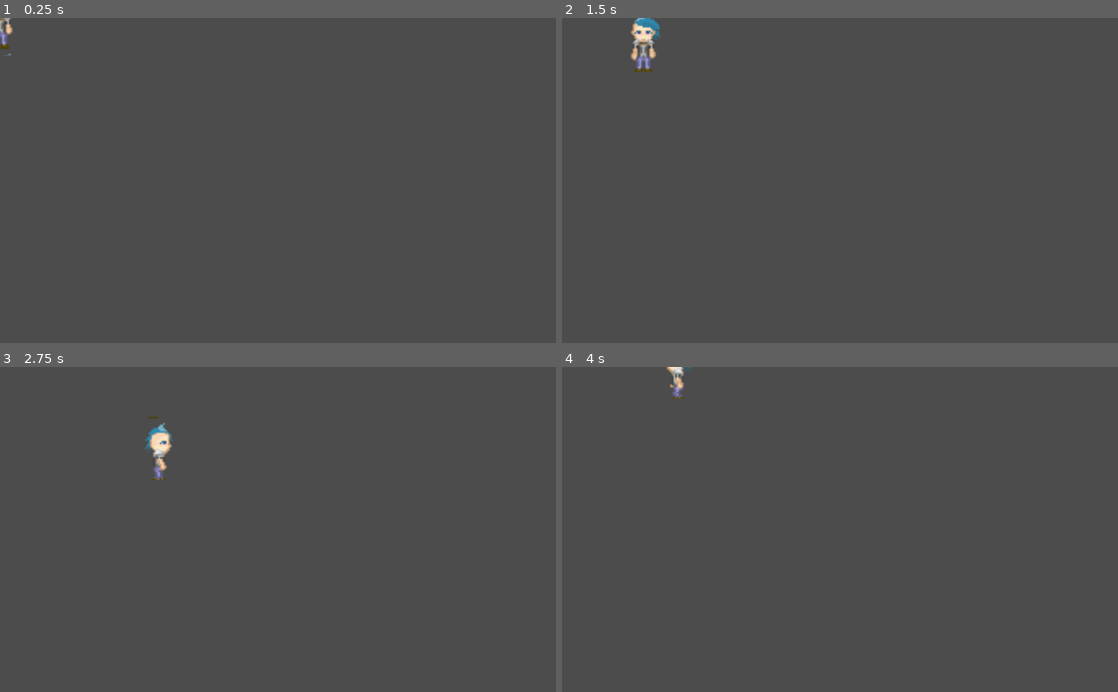
Above: before the commit, frames 1-4 (two rows, left to right).
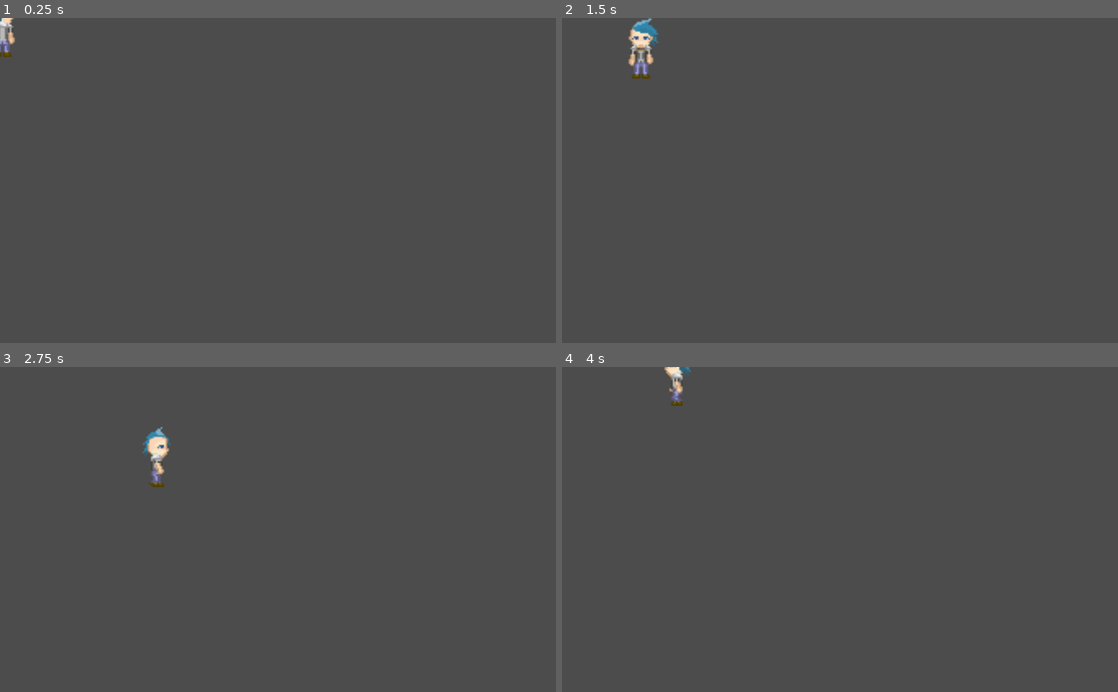
Above: after the commit, the same moments.

Repository: IacobucciB/sotrgame
Game: Godot game, scene res://World.tscn
Same seed, same stepped clock (60 frames per second), same inputs: the game is played once before the commit and once after it.
Inputs:
- Up to frame 1 (0.25 s): no input
- Up to frame 2 (1.5 s): hold Right (ui_right) 0.53-1.28 s; hold Down (ui_down) from 1.28 s (still down)
- Up to frame 3 (2.75 s): release Down (ui_down) at 2.03 s; hold Right (ui_right) from 2.03 s (still down)
- Up to frame 4 (4 s): release Right (ui_right) at 2.78 s; hold Up (ui_up) 2.78-3.53 s; hold Left (ui_left) from 3.53 s (still down)

The runs differ from the first frame. In frame 1, 0.2% of the frame differs, in the area x 0-3%, y 0-12%; in frame 2, 0.7%, in the area x 11-18%, y 0-19%; in frame 3, 0.5%; in frame 4, 0.3%.

Commit message:
poto

Diff:
--- /dev/null
+++ b/Overlap/Hitbox.gd
@@ -0,0 +1,3 @@
+extends Area2D
+
+export var damage = 1
--- /dev/null
+++ b/Overlap/Hitbox.tscn
@@ -0,0 +1,8 @@
+[gd_scene load_steps=2 format=2]
+
+[ext_resource path="res://Overlap/Hitbox.gd" type="Script" id=1]
+
+[node name="Hitbox" type="Area2D"]
+script = ExtResource( 1 )
+
+[node name="CollisionShape2D" type="CollisionShape2D" parent="."]
--- /dev/null
+++ b/Overlap/Hurtbox.gd
@@ -0,0 +1,8 @@
+extends Area2D
+func _ready():
+	pass
+
+
+
+func _on_Timer_timeout():
+	pass # Replace with function body.
--- /dev/null
+++ b/Overlap/Hurtbox.tscn
@@ -0,0 +1,12 @@
+[gd_scene load_steps=2 format=2]
+
+[ext_resource path="res://Overlap/Hurtbox.gd" type="Script" id=1]
+
+[node name="Hurtbox" type="Area2D"]
+script = ExtResource( 1 )
+
+[node name="CollisionShape2D" type="CollisionShape2D" parent="."]
+
+[node name="Timer" type="Timer" parent="."]
+
+[connection signal="timeout" from="Timer" to="." method="_on_Timer_timeout"]
--- a/player/Player.gd
+++ b/player/Player.gd
@@ -1,6 +1,12 @@
 extends KinematicBody2D
 # comment
 export (int) var speed = 200
+
+export var ACCELERATION = 500
+export var MAX_SPEED = 80
+export var ROLL_SPEED  = 120
+export var FRICTION = 500
+
 
 var velocity = Vector2()
 
@@ -20,12 +26,12 @@
 	get_input()
 	velocity = move_and_slide(velocity)
 	if velocity.x > 0:
-		$PlayerSprite.animation = "Right"
+		$PlayerSprite.animation = "Right2"
 	elif velocity.x < 0:
-		$PlayerSprite.animation = "Left"
+		$PlayerSprite.animation = "Left2"
 	elif velocity.y > 0:
-		$PlayerSprite.animation = "Down"
+		$PlayerSprite.animation = "Down2"
 	elif velocity.y < 0:
-		$PlayerSprite.animation = "Up"
+		$PlayerSprite.animation = "Up2"
 	else:
-		$PlayerSprite.animation = "Iddle"
+		$PlayerSprite.animation = "GIRANDO"
--- a/player/Player.tscn
+++ b/player/Player.tscn
@@ -1,8 +1,10 @@
-[gd_scene load_steps=28 format=2]
+[gd_scene load_steps=58 format=2]
 
 [ext_resource path="res://player/Player.gd" type="Script" id=1]
 [ext_resource path="res://player/PlayerSprite.png" type="Texture" id=2]
 [ext_resource path="res://player/Player 02.png" type="Texture" id=3]
+[ext_resource path="res://player/Player 4.png" type="Texture" id=4]
+[ext_resource path="res://player/PlayerScript.png" type="Texture" id=5]
 
 [sub_resource type="AtlasTexture" id=18]
 flags = 4
@@ -108,11 +110,151 @@
 flags = 4
 atlas = ExtResource( 2 )
 region = Rect2( 147, 0, 21, 39 )
+
+[sub_resource type="AtlasTexture" id=29]
+flags = 4
+atlas = ExtResource( 5 )
+region = Rect2( 0, 0, 24, 48 )
+
+[sub_resource type="AtlasTexture" id=30]
+flags = 4
+atlas = ExtResource( 5 )
+region = Rect2( 24, 0, 24, 48 )
+
+[sub_resource type="AtlasTexture" id=31]
+flags = 4
+atlas = ExtResource( 5 )
+region = Rect2( 48, 0, 24, 48 )
+
+[sub_resource type="AtlasTexture" id=32]
+flags = 4
+atlas = ExtResource( 5 )
+region = Rect2( 72, 0, 24, 48 )
+
+[sub_resource type="AtlasTexture" id=33]
+flags = 4
+atlas = ExtResource( 5 )
+region = Rect2( 96, 0, 24, 48 )
+
+[sub_resource type="AtlasTexture" id=34]
+flags = 4
+atlas = ExtResource( 5 )
+region = Rect2( 120, 0, 24, 48 )
+
+[sub_resource type="AtlasTexture" id=35]
+flags = 4
+atlas = ExtResource( 5 )
+region = Rect2( 144, 0, 24, 48 )
+
+[sub_resource type="AtlasTexture" id=36]
+flags = 4
+atlas = ExtResource( 5 )
+region = Rect2( 168, 0, 24, 48 )
+
+[sub_resource type="AtlasTexture" id=37]
+flags = 4
+atlas = ExtResource( 5 )
+region = Rect2( 288, 0, 24, 48 )
+
+[sub_resource type="AtlasTexture" id=38]
+flags = 4
+atlas = ExtResource( 5 )
+region = Rect2( 312, 0, 24, 48 )
+
+[sub_resource type="AtlasTexture" id=39]
+flags = 4
+atlas = ExtResource( 5 )
+region = Rect2( 336, 0, 24, 48 )
+
+[sub_resource type="AtlasTexture" id=40]
+flags = 4
+atlas = ExtResource( 5 )
+region = Rect2( 360, 0, 24, 48 )
 
 [sub_resource type="AtlasTexture" id=24]
 flags = 4
 atlas = ExtResource( 3 )
 region = Rect2( 0, 0, 25, 46 )
+
+[sub_resource type="AtlasTexture" id=25]
+flags = 4
+atlas = ExtResource( 4 )
+region = Rect2( 0, 0, 24, 48 )
+
+[sub_resource type="AtlasTexture" id=26]
+flags = 4
+atlas = ExtResource( 4 )
+region = Rect2( 24, 0, 24, 48 )
+
+[sub_resource type="AtlasTexture" id=27]
+flags = 4
+atlas = ExtResource( 4 )
+region = Rect2( 48, 0, 24, 48 )
+
+[sub_resource type="AtlasTexture" id=28]
+flags = 4
+atlas = ExtResource( 4 )
+region = Rect2( 72, 0, 24, 48 )
+
+[sub_resource type="AtlasTexture" id=41]
+flags = 4
+atlas = ExtResource( 5 )
+region = Rect2( 192, 0, 24, 48 )
+
+[sub_resource type="AtlasTexture" id=42]
+flags = 4
+atlas = ExtResource( 5 )
+region = Rect2( 216, 0, 24, 48 )
+
+[sub_resource type="AtlasTexture" id=43]
+flags = 4
+atlas = ExtResource( 5 )
+region = Rect2( 240, 0, 24, 48 )
+
+[sub_resource type="AtlasTexture" id=44]
+flags = 4
+atlas = ExtResource( 5 )
+region = Rect2( 264, 0, 24, 48 )
+
+[sub_resource type="AtlasTexture" id=45]
+flags = 4
+atlas = ExtResource( 5 )
+region = Rect2( 384, 0, 24, 48 )
+
+[sub_resource type="AtlasTexture" id=46]
+flags = 4
+atlas = ExtResource( 5 )
+region = Rect2( 408, 0, 24, 48 )
+
+[sub_resource type="AtlasTexture" id=47]
+flags = 4
+atlas = ExtResource( 5 )
+region = Rect2( 432, 0, 24, 48 )
+
+[sub_resource type="AtlasTexture" id=48]
+flags = 4
+atlas = ExtResource( 5 )
+region = Rect2( 456, 0, 24, 48 )
+
+[sub_resource type="AtlasTexture" id=49]
+flags = 4
+atlas = ExtResource( 5 )
+region = Rect2( 480, 0, 24, 48 )
+
+[sub_resource type="AtlasTexture" id=50]
+flags = 4
+atlas = ExtResource( 5 )
+region = Rect2( 504, 0, 24, 48 )
+
+[sub_resource type="AtlasTexture" id=51]
+flags = 4
+atlas = ExtResource( 5 )
+region = Rect2( 528, 0, 24, 48 )
+
+[sub_resource type="AtlasTexture" id=52]
+flags = 4
+atlas = ExtResource( 5 )
+region = Rect2( 552, 0, 24, 48 )
 
 [sub_resource type="SpriteFrames" id=22]
 animations = [ {
@@ -136,9 +278,34 @@
 "name": "Down",
 "speed": 5.0
 }, {
+"frames": [ SubResource( 29 ), SubResource( 30 ), SubResource( 31 ), SubResource( 32 ), SubResource( 33 ), SubResource( 34 ), SubResource( 35 ), SubResource( 36 ) ],
+"loop": true,
+"name": "Down2",
+"speed": 5.0
+}, {
+"frames": [ SubResource( 37 ), SubResource( 38 ), SubResource( 39 ), SubResource( 40 ) ],
+"loop": true,
+"name": "Left2",
+"speed": 5.0
+}, {
 "frames": [ SubResource( 24 ) ],
 "loop": true,
 "name": "Iddle",
+"speed": 5.0
+}, {
+"frames": [ SubResource( 25 ), SubResource( 26 ), SubResource( 27 ), SubResource( 28 ) ],
+"loop": true,
+"name": "GIRANDO",
+"speed": 5.0
+}, {
+"frames": [ SubResource( 41 ), SubResource( 42 ), SubResource( 43 ), SubResource( 44 ) ],
+"loop": true,
+"name": "Right2",
+"speed": 5.0
+}, {
+"frames": [ SubResource( 45 ), SubResource( 46 ), SubResource( 47 ), SubResource( 48 ), SubResource( 49 ), SubResource( 50 ), SubResource( 51 ), SubResource( 52 ) ],
+"loop": true,
+"name": "Up2",
 "speed": 5.0
 } ]
 
@@ -151,7 +318,8 @@
 [node name="PlayerSprite" type="AnimatedSprite" parent="."]
 scale = Vector2( 3, 3 )
 frames = SubResource( 22 )
-animation = "Iddle"
+animation = "Up2"
+frame = 4
 playing = true
 
 [node name="PlayerCollision" type="CollisionShape2D" parent="."]
Not shown, added: assets/StartButton.png.import
Not shown, added: player/Player 03.png.import
Not shown, added: player/Player 4.png.import
Not shown, added: player/PlayerScript.png.import
Not shown, added: player/player color.png.import
